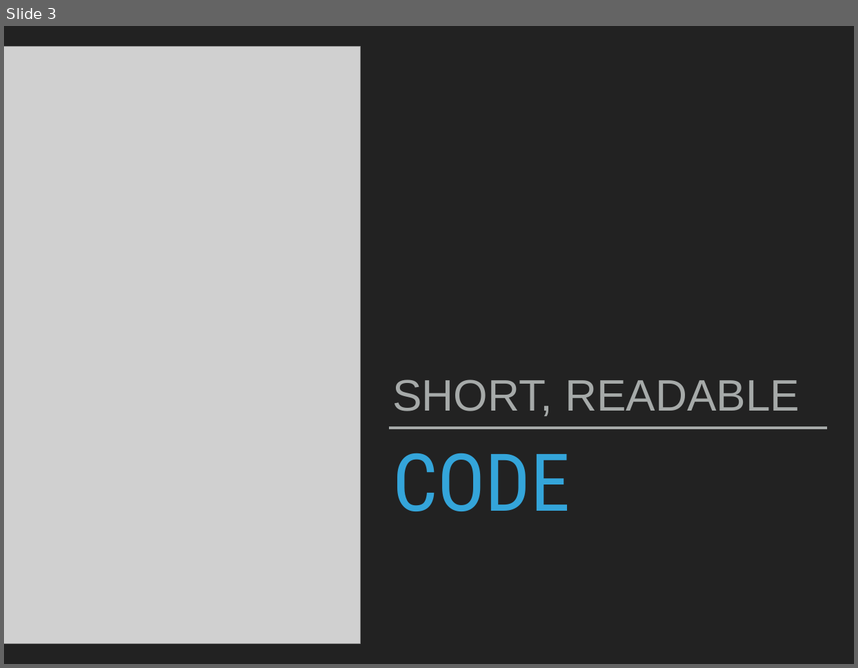
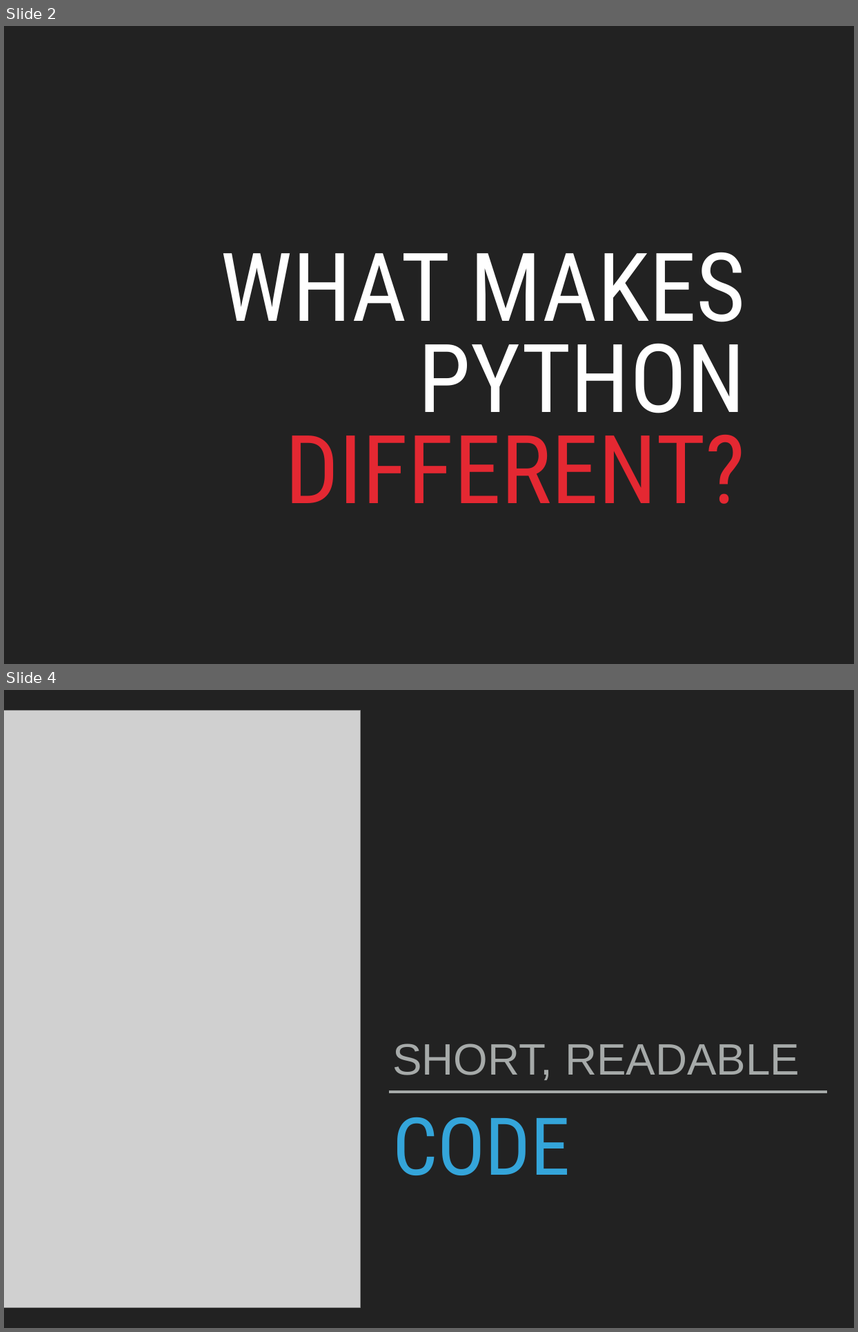
Before and after one commit to robcarrington/data-science-seminar, a slide deck: Seminar.pptx. Shown one above the other, each under a label of ours: slide 3 before the commit, slides 2 and 4 after it; the slides between them are not shown. The pictures are 858x668 and 858x1332 pixels, drawn with LibreOffice and Linux fonts; fonts in the diff are those of the drawing; grey boxes stand for pictures. Boxes give left, top, right and bottom in pixels: in the first picture for what was removed or moved away, otherwise in the second. Text is boxed around its words. In the diff, an @@ line names an element or a change of style, - is before the commit and + after.

```diff
--- a/Seminar.pptx
+++ b/Seminar.pptx
@@ slide 2 added at box(4, 26, 854, 664), background #222222 @@
@@ title added at box(220, 252, 746, 503), 114.4 pt, text #FFFFFF @@
+WHAT MAKES PYTHON DIFFERENT?
@@ what was slide 3 is now slide 4 @@
```
Also in this commit, not shown: 3 slides changed, 4 other slides added, 1 slide removed, 4 other files.
